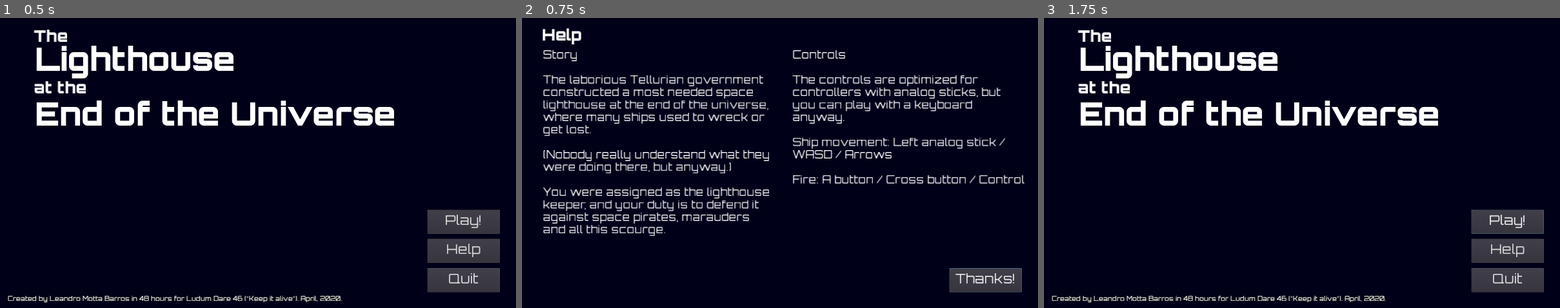
Above: before the commit, frames 1-3 (left to right).
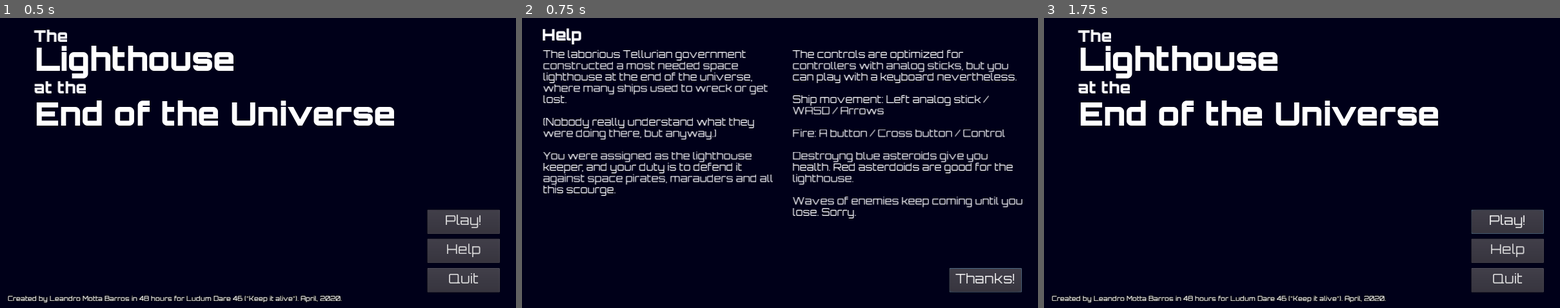
Above: after the commit, the same moments.

Repository: lmbarros/LD46-TheLighthouseAtTheEndOfTheUniverse
Game: Godot game, scene res://screens/TitleScreen.tscn
Same seed, same stepped clock (60 frames per second), same inputs: the game is played once before the commit and once after it.
Inputs:
- Up to frame 1 (0.5 s): no input
- Up to frame 2 (0.75 s): click "Help" at 0.5 s
- Up to frame 3 (1.75 s): click "Thanks!" at 1.25 s

Frame 1 is identical in both runs. In frame 2, 17% of the frame differs, in the area x 4-98%, y 10-76%; in frame 3, nothing differs.

Commit message:
Updated help with asteroids

Diff:
--- a/src/fonts/HelpFont.tres
+++ b/src/fonts/HelpFont.tres
@@ -3,6 +3,6 @@
 [ext_resource path="res://fonts/orbitron-light.otf" type="DynamicFontData" id=1]
 
 [resource]
-size = 28
+size = 27
 use_filter = true
 font_data = ExtResource( 1 )
--- a/src/screens/HelpScreen.tscn
+++ b/src/screens/HelpScreen.tscn
@@ -34,9 +34,7 @@
 margin_right = 629.0
 margin_bottom = 688.0
 custom_fonts/font = ExtResource( 2 )
-text = "Story
-
-The laborious Tellurian government constructed a most needed space lighthouse at the end of the universe, where many ships used to wreck or get lost.
+text = "The laborious Tellurian government constructed a most needed space lighthouse at the end of the universe, where many ships used to wreck or get lost.
 
 (Nobody really understand what they were doing there, but anyway.)
 
@@ -52,14 +50,15 @@
 margin_right = 1248.0
 margin_bottom = 498.0
 custom_fonts/font = ExtResource( 2 )
-text = "Controls
-
-The controls are optimized for controllers with analog sticks, but you can play with a keyboard anyway.
+text = "The controls are optimized for controllers with analog sticks, but you can play with a keyboard nevertheless.
 
 Ship movement: Left analog stick / WASD / Arrows
 
 Fire: A button / Cross button / Control
-"
+
+Destroyng blue asteroids give you health. Red asterdoids are good for the lighthouse.
+
+Waves of enemies keep coming until you lose. Sorry."
 autowrap = true
 __meta__ = {
 "_edit_use_anchors_": false
